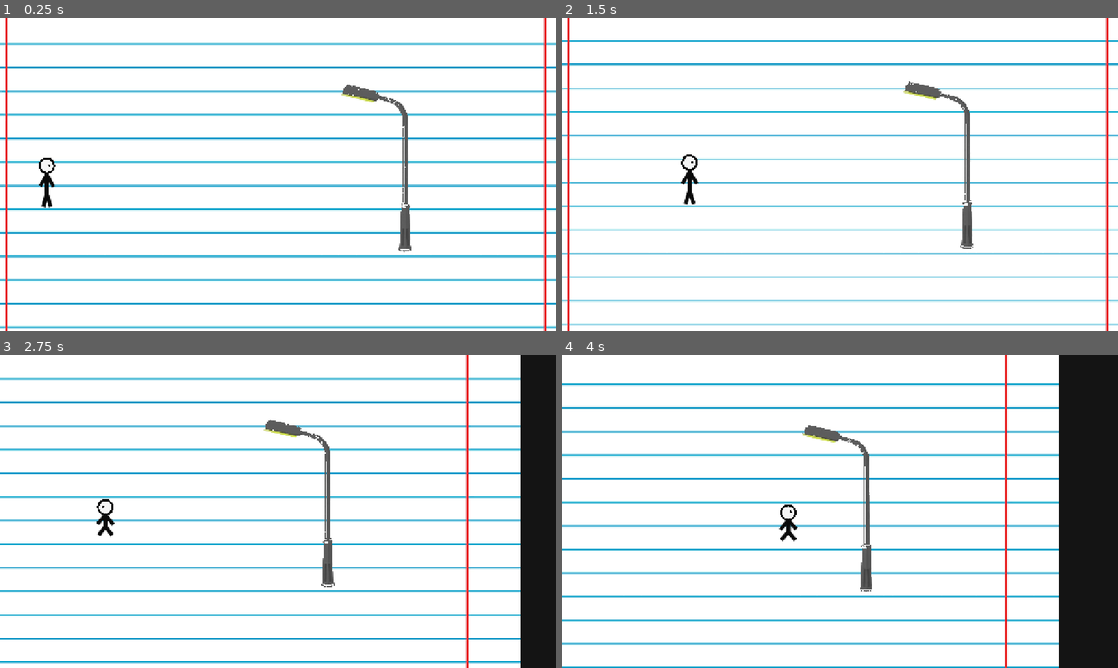
Above: before the commit, frames 1-4 (two rows, left to right).
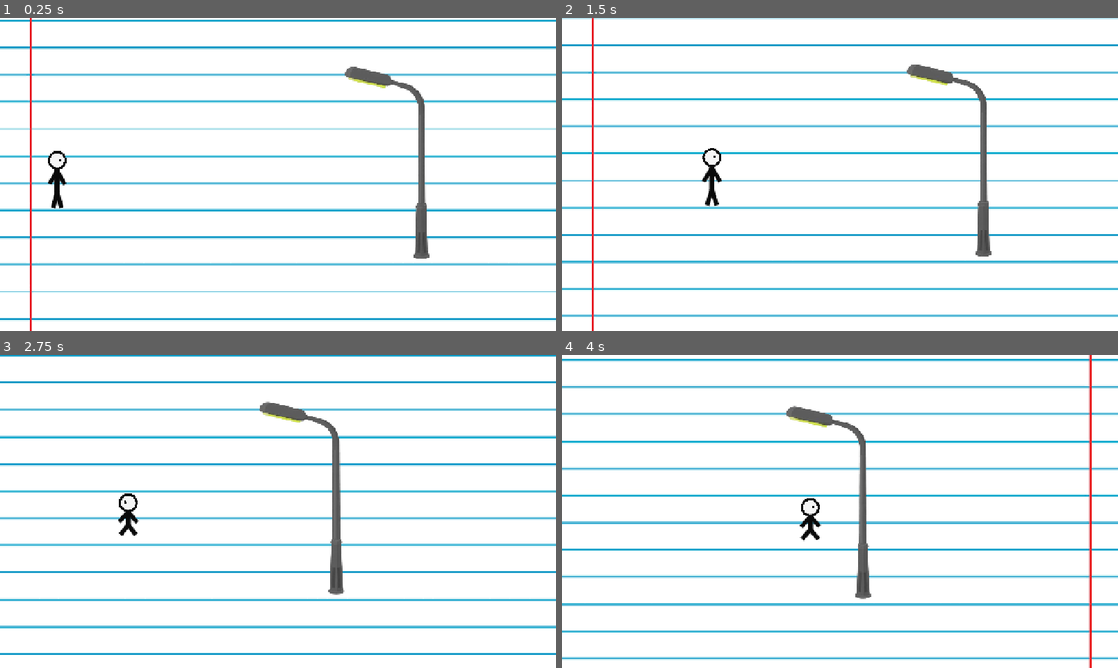
Above: after the commit, the same moments.

Repository: zamuuk13-sketch/TRY-HACKING-ME-NEW-
Game: Godot game, scene res://scenes/main.tscn
Same seed, same stepped clock (60 frames per second), same inputs: the game is played once before the commit and once after it.
Inputs:
- Up to frame 1 (0.25 s): no input
- Up to frame 2 (1.5 s): hold C (crouch) 0.53-1.28 s; hold D (move_right) from 0.53 s (still down); tap Space (jump) at 0.77 s; tap Shift at 1.35 s
- Up to frame 3 (2.75 s): tap Space (jump) at 1.52 s; release D (move_right) at 2.03 s; hold A (move_left) from 2.03 s (still down); hold C (crouch) from 2.03 s (still down)
- Up to frame 4 (4 s): release A (move_left) at 2.78 s; release C (crouch) at 2.78 s; hold D (move_right) from 2.78 s (still down); tap Shift at 2.85 s; tap Space (jump) at 3.02, 3.77 s; hold C (crouch) from 3.53 s (still down)

The runs differ from the first frame. In frame 1, 27% of the frame differs, in the area x 0-100%, y 0-100%; in frame 2, 22%; in frame 3, 29%; in frame 4, 33%.

Commit message:
Ajusta Level 01: câmera mais próxima e área menor

Diff:
--- a/scenes/main.tscn
+++ b/scenes/main.tscn
@@ -1,43 +1,22 @@
-[gd_scene load_steps=12 format=3]
+[gd_scene load_steps=8 format=3]
 
 [ext_resource path="res://scripts/main.gd" type="Script" id="1_main"]
 [ext_resource path="res://scenes/player.tscn" type="PackedScene" id="2_player"]
 [ext_resource path="res://scripts/world.gd" type="Script" id="3_world"]
 [ext_resource path="res://imageens/papel.png" type="Texture2D" id="4_paper"]
-[ext_resource path="res://imageens/poste (2).png" type="Texture2D" id="5_pole"]
+[ext_resource path="res://imageens/poste sem fundo.png" type="Texture2D" id="5_pole"]
 
 [sub_resource type="RectangleShape2D" id="Rectangle_floor"]
-size = Vector2(1280, 80)
+size = Vector2(1100, 80)
 
 [sub_resource type="RectangleShape2D" id="Rectangle_pole"]
-size = Vector2(28, 190)
+size = Vector2(32, 250)
 
 [sub_resource type="RectangleShape2D" id="Rectangle_exit"]
 size = Vector2(40, 160)
 
 [sub_resource type="RectangleShape2D" id="Rectangle_left_boundary"]
 size = Vector2(40, 720)
-
-[sub_resource type="Shader" id="Shader_pole_no_bg"]
-code = "shader_type canvas_item;
-
-void fragment() {
-    vec4 c = texture(TEXTURE, UV);
-    float max_channel = max(max(c.r, c.g), c.b);
-    float min_channel = min(min(c.r, c.g), c.b);
-    float saturation = max_channel - min_channel;
-    float luminance = dot(c.rgb, vec3(0.299, 0.587, 0.114));
-
-    // Remove both the white and the classic light-gray checker/background dots.
-    if (saturation < 0.14 && luminance > 0.38) {
-        discard;
-    }
-
-    COLOR = c;
-}"
-
-[sub_resource type="ShaderMaterial" id="ShaderMaterial_pole_no_bg"]
-shader = SubResource("Shader_pole_no_bg")
 
 [node name="Game" type="Node2D"]
 script = ExtResource("1_main")
@@ -47,14 +26,14 @@
 
 [node name="PaperBackground" type="Sprite2D" parent="World"]
 texture = ExtResource("4_paper")
-position = Vector2(640, 360)
+position = Vector2(550, 360)
 z_index = -100
 texture_filter = 1
 metadata/runtime_path = "World.Level01.Environment.PaperBackground"
 metadata/description = "PNG de papel usado como fundo real da fase."
 
 [node name="Ground" type="StaticBody2D" parent="World"]
-position = Vector2(640, 430)
+position = Vector2(550, 430)
 
 [node name="CollisionShape2D" type="CollisionShape2D" parent="World/Ground"]
 shape = SubResource("Rectangle_floor")
@@ -64,23 +43,22 @@
 [node name="Environment" type="Node2D" parent="World/Level01"]
 
 [node name="StreetPole_07" type="StaticBody2D" parent="World/Level01/Environment"]
-position = Vector2(720, 330)
+position = Vector2(620, 330)
 z_index = 10
 metadata/runtime_path = "World.Level01.Environment.StreetPole_07"
-metadata/description = "Poste PNG real que bloqueia o caminho até ser manipulado pelo runtime."
+metadata/description = "Poste PNG sem fundo que bloqueia o caminho até ser manipulado pelo runtime."
 
 [node name="Sprite2D" type="Sprite2D" parent="World/Level01/Environment/StreetPole_07"]
 texture = ExtResource("5_pole")
-material = SubResource("ShaderMaterial_pole_no_bg")
 position = Vector2(0, 0)
 texture_filter = 1
 
 [node name="CollisionShape2D" type="CollisionShape2D" parent="World/Level01/Environment/StreetPole_07"]
-position = Vector2(0, -15)
+position = Vector2(0, -25)
 shape = SubResource("Rectangle_pole")
 
 [node name="LeftBoundary" type="StaticBody2D" parent="World/Level01"]
-position = Vector2(20, 360)
+position = Vector2(25, 360)
 metadata/runtime_path = "World.Level01.LeftBoundary"
 metadata/description = "Barreira invisível que impede o jogador de sair pela lateral esquerda da fase."
 
@@ -88,7 +66,7 @@
 shape = SubResource("Rectangle_left_boundary")
 
 [node name="Level01Exit" type="Area2D" parent="World/Level01"]
-position = Vector2(1180, 350)
+position = Vector2(1030, 350)
 monitoring = true
 metadata/runtime_path = "World.Level01.Level01Exit"
 metadata/description = "Zona lógica além do lado direito da fase."
@@ -97,16 +75,16 @@
 shape = SubResource("Rectangle_exit")
 
 [node name="Player" parent="." instance=ExtResource("2_player")]
-position = Vector2(160, 340)
+position = Vector2(130, 340)
 
 [node name="Camera" type="Camera2D" parent="Player"]
-position = Vector2(280, -10)
-zoom = Vector2(1.35, 1.35)
+position = Vector2(210, -5)
+zoom = Vector2(1.55, 1.55)
 position_smoothing_enabled = true
-position_smoothing_speed = 7.0
-limit_left = 80
+position_smoothing_speed = 8.0
+limit_left = 45
 limit_top = 0
-limit_right = 1200
+limit_right = 1050
 limit_bottom = 720
 
 [node name="UI" type="CanvasLayer" parent="."]
